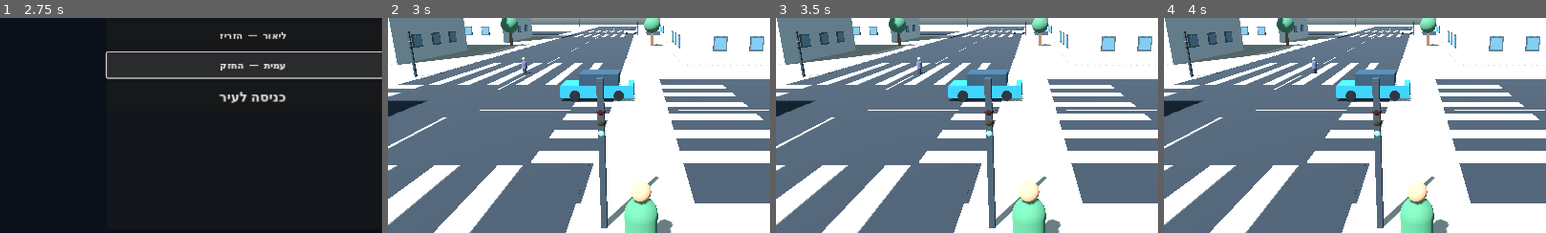
Above: before the commit, frames 1-4 (left to right).
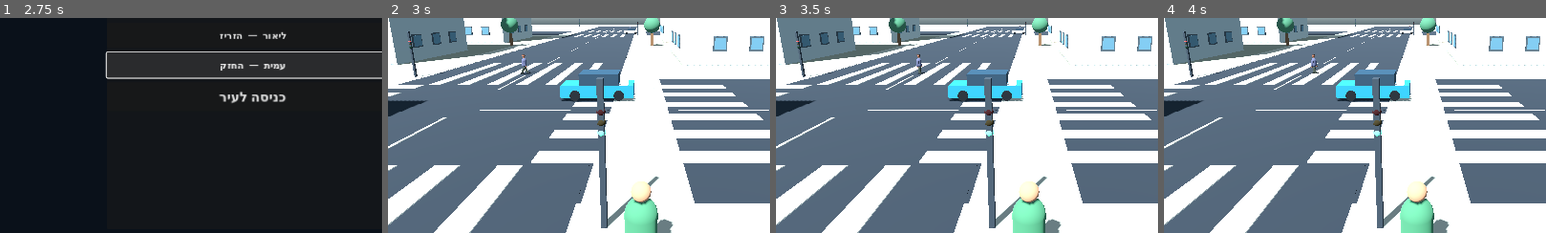
Above: after the commit, the same moments.

Repository: a332150176-dev/METRO-THE-CITY
Game: Godot game, scene res://scenes/main.tscn
The game is run twice, just before and just after one commit, with the same random seed, the same clock (stepped at 60 frames per second) and the same inputs.
Inputs:
- Up to frame 1 (2.75 s): click "נועם — המאוזן" at 0.5 s; click "ליאור — הזריז" at 1.25 s; click "עמית — החזק" at 2 s
- Up to frame 2 (3 s): click "כניסה לעיר" at 2.75 s
- Up to frame 3 (3.5 s): no input
- Up to frame 4 (4 s): click "ריצה" at 3.5 s
The pictures show only the part of the screen within x 17-67%, y 35-85%; the shares and areas given below are measured in that part.

Frame 1 is identical in both runs. In frame 2, 0.1% of the frame differs, in the area x 34-64%, y 4-27%; in frame 3, less than 0.1%; in frame 4, less than 0.1%.

Commit message:
Replace blocky pedestrians with animated low-poly human models

Diff:
--- a/scripts/pedestrian.gd
+++ b/scripts/pedestrian.gd
@@ -6,6 +6,12 @@
 var walk_speed: float = 1.35
 var walk_phase: float = 0.0
 var shirt_color: Color = Color("#526d85")
+var left_arm: Node3D
+var right_arm: Node3D
+var left_leg: Node3D
+var right_leg: Node3D
+var torso: MeshInstance3D
+var skin_color: Color = Color("#c78d6b")
 
 func setup(points: PackedVector3Array, color: Color) -> void:
 	waypoints = points
@@ -19,46 +25,125 @@
 	if get_child_count() == 0:
 		_build_person()
 
+func _mat(color: Color, roughness: float = 0.92) -> StandardMaterial3D:
+	var material := StandardMaterial3D.new()
+	material.albedo_color = color
+	material.roughness = roughness
+	return material
+
+func _capsule(parent: Node3D, node_name: String, radius: float, height: float, color: Color, offset: Vector3) -> MeshInstance3D:
+	var instance := MeshInstance3D.new()
+	instance.name = node_name
+	var mesh := CapsuleMesh.new()
+	mesh.radius = radius
+	mesh.height = height
+	mesh.radial_segments = 10
+	mesh.rings = 4
+	instance.mesh = mesh
+	instance.position = offset
+	instance.material_override = _mat(color)
+	parent.add_child(instance)
+	return instance
+
+func _sphere(parent: Node3D, node_name: String, radius: float, color: Color, offset: Vector3, scale_value: Vector3 = Vector3.ONE) -> MeshInstance3D:
+	var instance := MeshInstance3D.new()
+	instance.name = node_name
+	var mesh := SphereMesh.new()
+	mesh.radius = radius
+	mesh.height = radius * 2.0
+	mesh.radial_segments = 12
+	mesh.rings = 8
+	instance.mesh = mesh
+	instance.position = offset
+	instance.scale = scale_value
+	instance.material_override = _mat(color)
+	parent.add_child(instance)
+	return instance
+
 func _build_person() -> void:
+	if get_node_or_null("BodyCollider") != null:
+		return
 	var collider := CollisionShape3D.new()
+	collider.name = "BodyCollider"
 	var capsule := CapsuleShape3D.new()
-	capsule.radius = 0.25
-	capsule.height = 1.55
+	capsule.radius = 0.23
+	capsule.height = 1.72
 	collider.shape = capsule
-	collider.position.y = 0.78
+	collider.position.y = 0.86
 	add_child(collider)
 
-	var body := MeshInstance3D.new()
-	var body_mesh := CapsuleMesh.new()
-	body_mesh.radius = 0.23
-	body_mesh.height = 0.9
-	body.mesh = body_mesh
-	body.position.y = 0.82
-	var body_material := StandardMaterial3D.new()
-	body_material.albedo_color = shirt_color
-	body.material_override = body_material
-	add_child(body)
+	var skin_tones: Array[Color] = [Color("#e0b18e"), Color("#c98e6c"), Color("#a96f52"), Color("#81533f")]
+	var rng := RandomNumberGenerator.new()
+	rng.randomize()
+	skin_color = skin_tones[rng.randi_range(0, skin_tones.size() - 1)]
+	var hair_colors: Array[Color] = [Color("#211d1b"), Color("#41302a"), Color("#655044")]
+	var hair_color: Color = hair_colors[rng.randi_range(0, hair_colors.size() - 1)]
+	var pants_colors: Array[Color] = [Color("#303944"), Color("#4b4c50"), Color("#363b32"), Color("#59616a")]
+	var pants_color: Color = pants_colors[rng.randi_range(0, pants_colors.size() - 1)]
 
-	var legs := MeshInstance3D.new()
-	var legs_mesh := BoxMesh.new()
-	legs_mesh.size = Vector3(0.34, 0.66, 0.22)
-	legs.mesh = legs_mesh
-	legs.position.y = 0.32
-	var legs_material := StandardMaterial3D.new()
-	legs_material.albedo_color = Color("#30343b")
-	legs.material_override = legs_material
-	add_child(legs)
+	var model := Node3D.new()
+	model.name = "HumanModel"
+	add_child(model)
 
-	var head := MeshInstance3D.new()
-	var head_mesh := SphereMesh.new()
-	head_mesh.radius = 0.15
-	head_mesh.height = 0.3
-	head.mesh = head_mesh
-	head.position.y = 1.48
-	var skin := StandardMaterial3D.new()
-	skin.albedo_color = Color("#d4a17f")
-	head.material_override = skin
-	add_child(head)
+	torso = _capsule(model, "Torso", 0.235, 0.88, shirt_color, Vector3(0.0, 1.08, 0.0))
+	_capsule(model, "Pelvis", 0.18, 0.34, pants_color, Vector3(0.0, 0.64, 0.0))
+	_capsule(model, "Neck", 0.075, 0.18, skin_color, Vector3(0.0, 1.59, 0.0))
+	_sphere(model, "Head", 0.155, skin_color, Vector3(0.0, 1.78, 0.0), Vector3(0.92, 1.08, 0.92))
+	_sphere(model, "Hair", 0.158, hair_color, Vector3(0.0, 1.88, 0.015), Vector3(1.0, 0.48, 1.0))
+	_sphere(model, "EarL", 0.045, skin_color, Vector3(-0.15, 1.77, 0.0))
+	_sphere(model, "EarR", 0.045, skin_color, Vector3(0.15, 1.77, 0.0))
+
+	for side in [-1.0, 1.0]:
+		var eye := _sphere(model, "Eye", 0.018, Color("#282522"), Vector3(side * 0.052, 1.79, -0.137))
+		eye.scale = Vector3(1.0, 1.0, 0.55)
+
+	left_arm = Node3D.new()
+	left_arm.name = "LeftArm"
+	left_arm.position = Vector3(-0.27, 1.34, 0.0)
+	model.add_child(left_arm)
+	_capsule(left_arm, "Sleeve", 0.095, 0.62, shirt_color.darkened(0.06), Vector3(0.0, -0.29, 0.0))
+	_sphere(left_arm, "Hand", 0.075, skin_color, Vector3(0.0, -0.63, -0.015))
+	right_arm = Node3D.new()
+	right_arm.name = "RightArm"
+	right_arm.position = Vector3(0.27, 1.34, 0.0)
+	model.add_child(right_arm)
+	_capsule(right_arm, "Sleeve", 0.095, 0.62, shirt_color.darkened(0.06), Vector3(0.0, -0.29, 0.0))
+	_sphere(right_arm, "Hand", 0.075, skin_color, Vector3(0.0, -0.63, -0.015))
+
+	left_leg = Node3D.new()
+	left_leg.name = "LeftLeg"
+	left_leg.position = Vector3(-0.115, 0.62, 0.0)
+	model.add_child(left_leg)
+	_capsule(left_leg, "TrouserLeg", 0.105, 0.67, pants_color, Vector3(0.0, -0.29, 0.0))
+	var left_shoe := _shoe(left_leg, "Shoe", Color("#24272a"))
+	left_shoe.position = Vector3(0.0, -0.61, -0.055)
+
+	right_leg = Node3D.new()
+	right_leg.name = "RightLeg"
+	right_leg.position = Vector3(0.115, 0.62, 0.0)
+	model.add_child(right_leg)
+	_capsule(right_leg, "TrouserLeg", 0.105, 0.67, pants_color, Vector3(0.0, -0.29, 0.0))
+	var right_shoe := _shoe(right_leg, "Shoe", Color("#24272a"))
+	right_shoe.position = Vector3(0.0, -0.61, -0.055)
+
+	if rng.randf() < 0.22:
+		var bag := MeshInstance3D.new()
+		var bag_mesh := BoxMesh.new()
+		bag_mesh.size = Vector3(0.34, 0.42, 0.16)
+		bag.mesh = bag_mesh
+		bag.position = Vector3(0.0, 1.0, 0.22)
+		bag.material_override = _mat(Color("#454b50"))
+		model.add_child(bag)
+
+func _shoe(parent: Node3D, node_name: String, color: Color) -> MeshInstance3D:
+	var instance := MeshInstance3D.new()
+	instance.name = node_name
+	var mesh := BoxMesh.new()
+	mesh.size = Vector3(0.17, 0.12, 0.31)
+	instance.mesh = mesh
+	instance.material_override = _mat(color, 0.75)
+	parent.add_child(instance)
+	return instance
 
 func _physics_process(delta: float) -> void:
 	if waypoints.is_empty():
@@ -77,4 +162,10 @@
 	velocity.y = 0.0
 	rotation.y = lerp_angle(rotation.y, atan2(-direction.x, -direction.z), minf(1.0, delta * 4.0))
 	walk_phase += delta * 8.0
+	if left_arm != null:
+		left_arm.rotation.x = sin(walk_phase) * 0.42
+		right_arm.rotation.x = -sin(walk_phase) * 0.42
+		left_leg.rotation.x = -sin(walk_phase) * 0.48
+		right_leg.rotation.x = sin(walk_phase) * 0.48
+		torso.position.y = 1.08 + absf(sin(walk_phase * 2.0)) * 0.025
 	move_and_slide()
